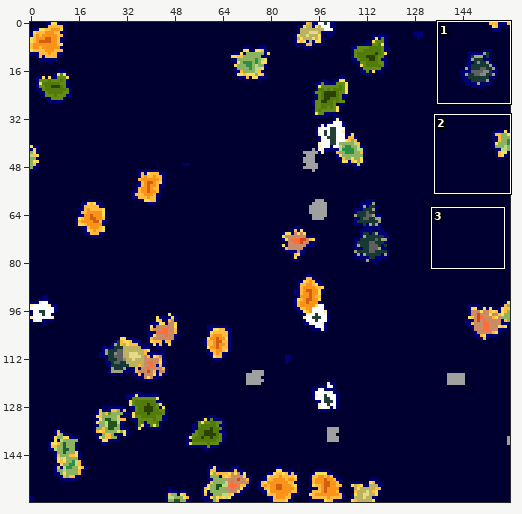
File history of a sprite sheet, ThePackFiles/config/dimensionalcontrol/output/0.png. The first picture is a wide view before the edit; the outline marks the close-up.
Close-up. Before the commit:
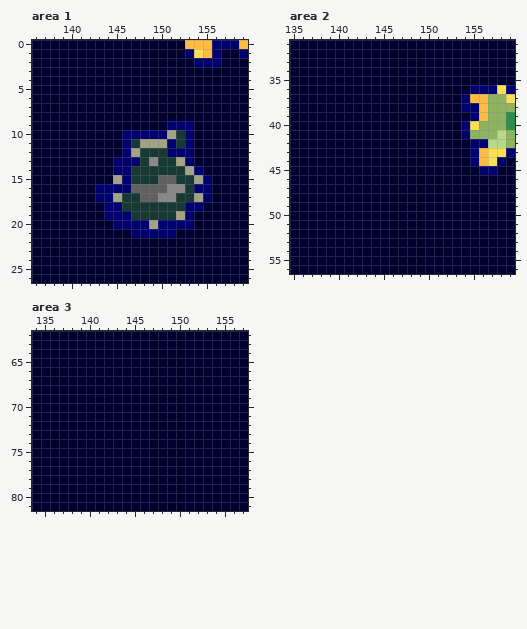
The file is 160x160 pixels. Shown: area 1: x 136..159, y 0..26; area 2: x 135..159, y 31..56; area 3: x 134..157, y 62..81. The commit also changed other parts of the picture, which this record leaves out.
The result:
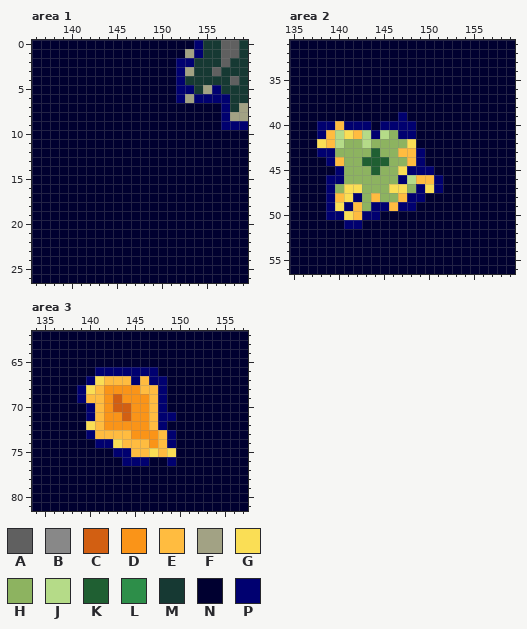
Palette (. is transparent): A #606060  B #888888  C #d25f12  D #fa9418  E #ffbc40  F #a2a284  G #fade55  H #8db360  J #b5db88  K #1f5f32  L #2d8e49  M #163933  N #000030  P #000070
Edits made:
Changed rows in their new state; - is an unchanged pixel.
Area 1:
first column x 143:
 0 ----------NPMMAAM
 1 ----------FPMMAAM
 2 ---------PPMMMAMM
 3 ---------PFMMAMMM
 4 ---------PMMMMMAM
 5 ---------PPMFPMMM
 6 ---------PFPPPPMM
 7 --------------PMF
 8 --------------PFF
 9 --------NNN---PPP
10 ---NNNNNNNN------
11 ---NNNNNNNN------
12 ---NNNNNNNN------
13 --NNNNNNNNN------
14 --NNNNNNNNNN-----
15 --NNNNNNNNNNN----
16 NNNNNNNNNNNNN----
17 NNNNNNNNNNNNN----
18 -NNNNNNNNNNN-----
19 -NNNNNNNNNN------
20 --NNNNNNNNN------
21 ----NNNNN--------
Area 2:
first column x 138:
36 -----------------NNNNN
37 ----------------NNNNNN
38 ----------------NNNNNN
39 ---------P-------NNNNN
40 PPEPPP-PPPP-----NNNNNN
41 PEJGEJPJHPP-----NNNNNN
42 GEJHHJHHHHG------NNNNN
43 PPHHHHKHHEEP-----NNNNN
44 -PEHHKKKHHEP-----NNNN-
45 --PHHHKHHGPPP-----NN--
46 -PPHHHHHHPJEEP--------
47 -PHGGHHHGGHPGP--------
48 -PEGPHEHHEPP----------
49 -PGPEHPPEPP-----------
50 -PPGEPP---------------
51 ---PP-----------------
Area 3:
first column x 139:
66 --PPPPPPP--
67 -PGEEEPEPP-
68 PGEDDDDEEP-
69 PEEDCDDDEP-
70 -PEDCCDDEP-
71 -PEDDCDDEPP
72 -GEDDDDDEP-
73 -PEEEEDDDEP
74 --PPGEEEDEP
75 ----PPEEGEG
76 -----PPP--P
Changed places in both close-ups, as pixel boxes (x1, y1, x2, y2):
changed: (95, 40, 248, 238)
changed: (317, 85, 515, 229)
changed: (77, 367, 176, 466)
